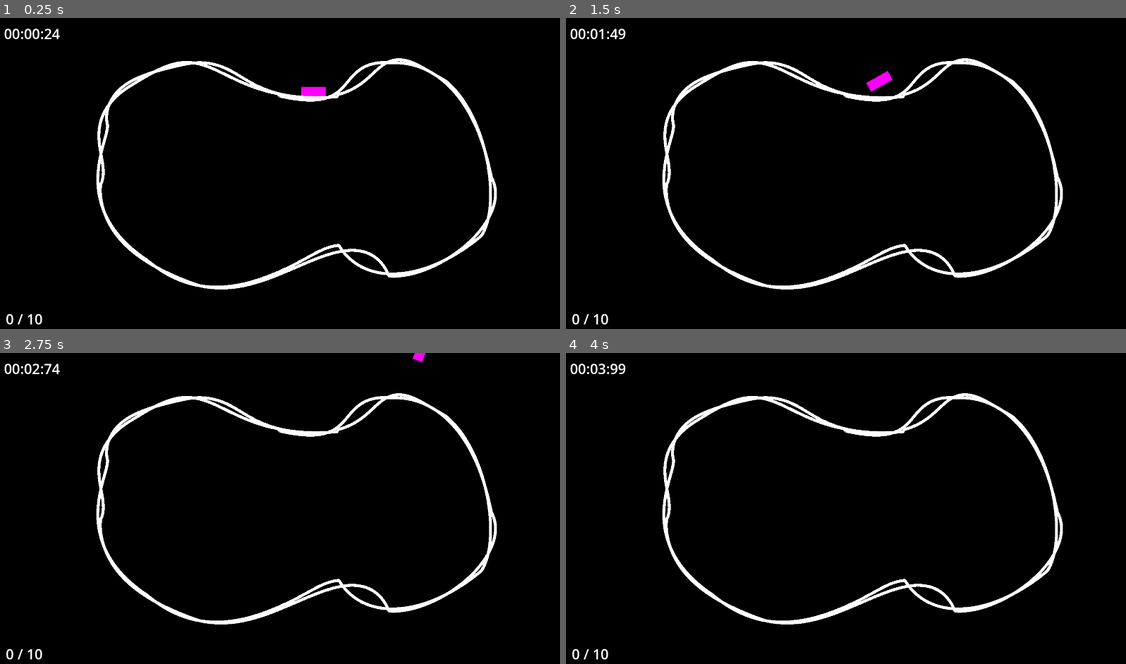
Above: before the commit, frames 1-4 (two rows, left to right).
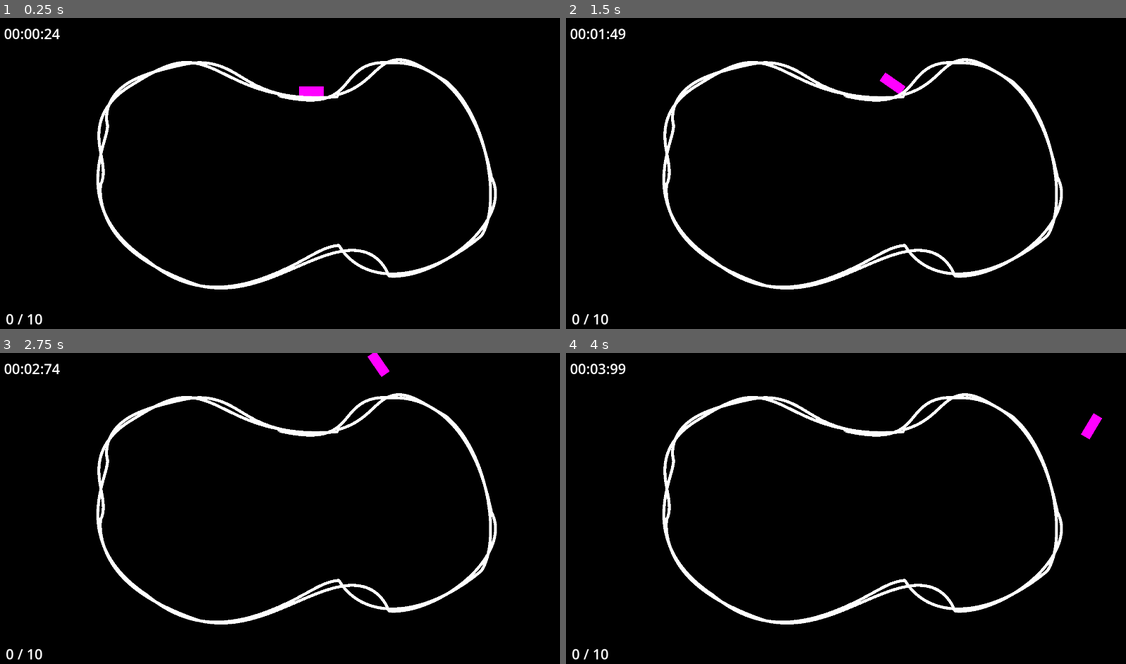
Above: after the commit, the same moments.

Repository: Timjb4235/three-brothers
Game: Godot game, scene res://scenes/main.tscn
Same seed, same stepped clock (60 frames per second), same inputs: the game is played once before the commit and once after it.
Inputs:
- Up to frame 1 (0.25 s): no input
- Up to frame 2 (1.5 s): hold Right (right) 0.53-1.28 s; hold Down (down) from 1.28 s (still down)
- Up to frame 3 (2.75 s): release Down (down) at 2.03 s; hold Right (right) from 2.03 s (still down)
- Up to frame 4 (4 s): release Right (right) at 2.78 s; hold Up (up) 2.78-3.53 s; hold A (left) from 3.53 s (still down)

The runs differ from the first frame. In frame 1, less than 0.1% of the frame differs, in the area x 53-59%, y 21-26%; in frame 2, 0.2%, in the area x 53-61%, y 17-25%; in frame 3, 0.2%; in frame 4, 0.2%.

Commit message:
Player movement improved

Diff:
--- a/scenes/player.tscn
+++ b/scenes/player.tscn
@@ -1,12 +1,14 @@
-[gd_scene load_steps=5 format=3 uid="uid://buvcruwwghpbq"]
+[gd_scene load_steps=6 format=3 uid="uid://buvcruwwghpbq"]
 
 [ext_resource type="Script" path="res://scripts/player.gd" id="1_h2hqr"]
-[ext_resource type="PackedScene" uid="uid://b3433rfmiu4wf" path="res://scenes/acceleration_particles.tscn" id="2_f4bbw"]
+[ext_resource type="PackedScene" path="res://scenes/acceleration_particles.tscn" id="2_f4bbw"]
+[ext_resource type="Script" path="res://scenes/CollisionPlayer.gd" id="3_k5ll6"]
 
 [sub_resource type="PlaceholderTexture2D" id="PlaceholderTexture2D_0ni0u"]
 
-[sub_resource type="RectangleShape2D" id="RectangleShape2D_ffh1g"]
-size = Vector2(84, 34)
+[sub_resource type="CapsuleShape2D" id="CapsuleShape2D_67tur"]
+radius = 17.0
+height = 82.0
 
 [node name="Player" type="CharacterBody2D"]
 script = ExtResource("1_h2hqr")
@@ -21,4 +23,6 @@
 position = Vector2(-43, 0)
 
 [node name="CollisionShape2D" type="CollisionShape2D" parent="."]
-shape = SubResource("RectangleShape2D_ffh1g")
+rotation = 4.71239
+shape = SubResource("CapsuleShape2D_67tur")
+script = ExtResource("3_k5ll6")
--- a/scripts/player.gd
+++ b/scripts/player.gd
@@ -1,10 +1,10 @@
 extends CharacterBody2D
 
 const INITIAL_SPEED = 50
-const FRICTION = 20
-const ACCEL_STRENGTH = 10
-const ROTATION_STRENGTH = 3.5
-const MAX_SPEED = 500
+const FRICTION = 19
+const ACCEL_STRENGTH = 20
+const ROTATION_STRENGTH = 5
+const MAX_SPEED = 600
 var acceleration = Vector2(0, 0)
 var rotation_input = 0
 var accel_input = 0
@@ -13,11 +13,13 @@
 var previous_progress:float
 var lap_count = 0
 var max_lap = 0
+var bounce_timer = 0
 signal lap_finished
 
 # collision_layer and collision_mask defaults are 1
 
 @onready var accel_particles: GPUParticles2D = get_node("AccelerationParticles")
+@onready var collision_shape: CollisionShape2D = get_node("CollisionShape2D")
 
 func _ready():
 	velocity = Vector2(INITIAL_SPEED * cos(deg_to_rad(rotation)), INITIAL_SPEED * sin(deg_to_rad(rotation)))
@@ -53,10 +55,19 @@
 	if collision_info:
 		var overlap_depth = collision_info.get_depth()
 		var collision_normal = collision_info.get_normal()
-		velocity = velocity.bounce(collision_normal)
+		if bounce_timer == 0:
+			velocity = velocity.bounce(collision_normal)
+			collision_shape.set_disabled(true)
 
-		# Try to ensure we're not gonna collide with the wall again straight away
-		position += collision_normal * overlap_depth * 1.1
+			# Try to ensure we're not gonna collide with the wall again straight away
+			position += collision_normal * overlap_depth * 1.1
+			bounce_timer = 2
+
+	# Temporarily disable collisions after a recent bounce
+	if bounce_timer > 0:
+		bounce_timer -= 1
+	else:
+		collision_shape.set_disabled(false)
 
 # Receives input from the player via arrow keys
 func _get_input():
Not shown: 1 places in scenes/main.tscn that only renumber resources
Not shown: 1 places in scenes/racetrack.tscn that only renumber resources
